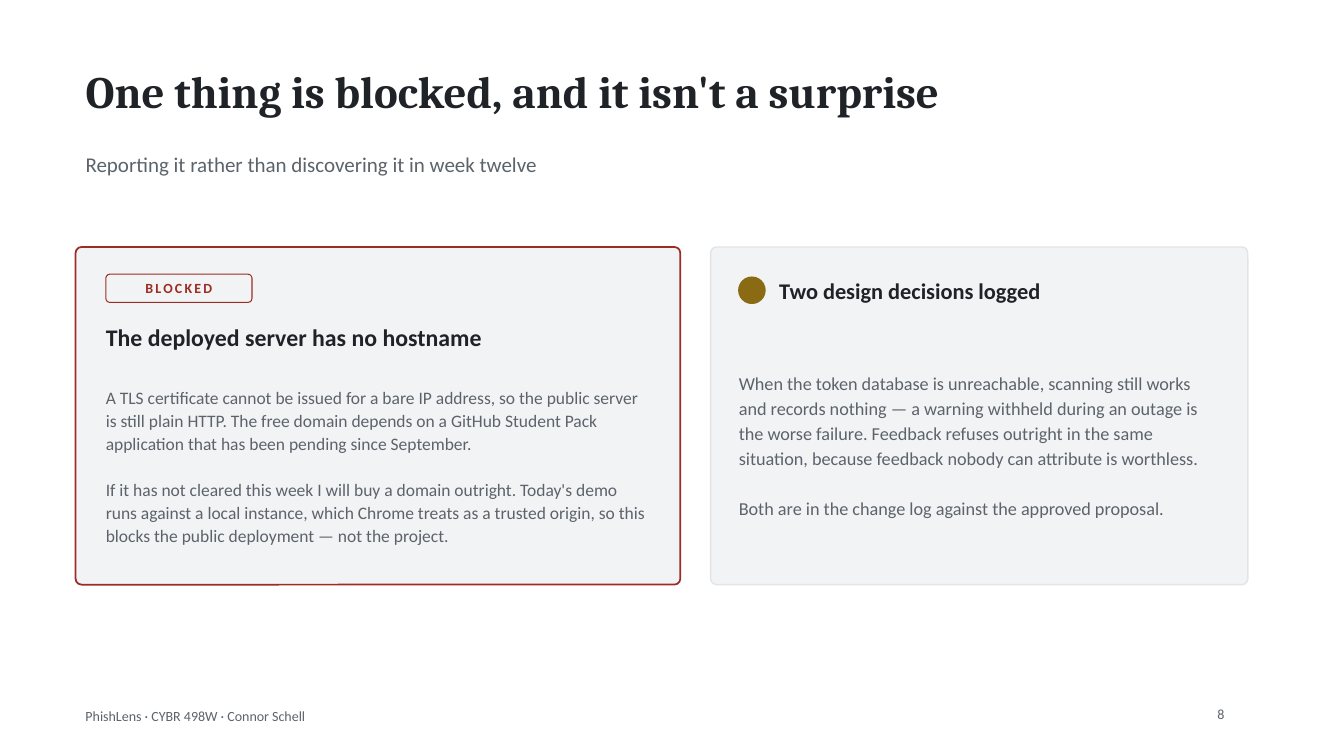
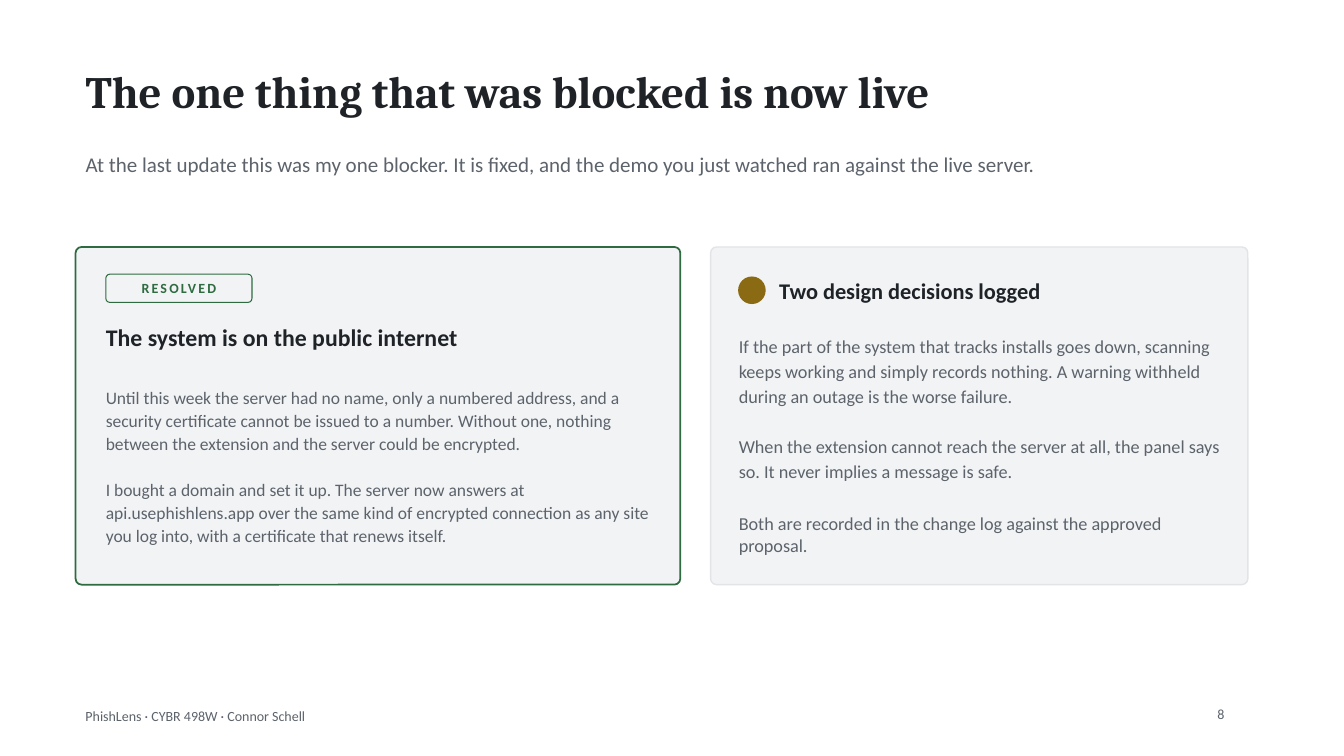
Before and after one commit to connorschell/PhishLens, a slide deck: slide 8 of 06_Deliverables/IM2_Presentation.pptx. Drawn at 1344x756 pixels with LibreOffice and Linux fonts; fonts in the diff are those of the drawing. Boxes give left, top, right and bottom in pixels: in the first picture for what was removed or moved away, otherwise in the second. Text is boxed around its words. In the diff, an @@ line names an element or a change of style, - is before the commit and + after.

```diff
--- a/06_Deliverables/IM2_Presentation.pptx
+++ b/06_Deliverables/IM2_Presentation.pptx
@@ title at [86,77,930,118]: text changed @@
-One thing is blocked, and it isn't a surprise
+The one thing that was blocked is now live
@@ text at [86,157,1034,176]: text changed @@
-Reporting it rather than discovering it in week twelve
+At the last update this was my one blocker. It is fixed, and the demo you just watched ran against the live server.
@@ rounded rectangle at [76,247,681,585]: outline #9C2D24 1.25 pt to #2E6B41 1.25 pt @@
@@ rounded rectangle "RESOLVED" at [106,274,252,302]: outline #9C2D24 0.75 pt to #2E6B41 0.75 pt @@
@@ text in rounded rectangle at [145,284,212,293]: text changed; text colour #9C2D24 to #2E6B41 @@
-BLOCKED
+RESOLVED
@@ text at [106,329,458,350]: text changed @@
-The deployed server has no hostname
+The system is on the public internet
@@ text at [739,340,1220,555]: text changed @@
-When the token database is unreachable, scanning still works and records nothing — a warning withheld during an outage is the worse failure. Feedback refuses outright in the same situation, because feedback nobody can attribute is worthless.
-Both are in the change log against the approved proposal.
+If the part of the system that tracks installs goes down, scanning keeps working and simply records nothing. A warning withheld during an outage is the worse failure.
+When the extension cannot reach the server at all, the panel says so. It never implies a message is safe.
+Both are recorded in the change log against the approved proposal.
@@ text at [106,392,648,545]: text changed @@
-A TLS certificate cannot be issued for a bare IP address, so the public server is still plain HTTP. The free domain depends on a GitHub Student Pack application that has been pending since September.
-If it has not cleared this week I will buy a domain outright. Today's demo runs against a local instance, which Chrome treats as a trusted origin, so this blocks the public deployment — not the project.
+Until this week the server had no name, only a numbered address, and a security certificate cannot be issued to a number. Without one, nothing between the extension and the server could be encrypted.
+I bought a domain and set it up. The server now answers at api.usephishlens.app over the same kind of encrypted connection as any site you log into, with a certificate that renews itself.
```
Also in this commit, not shown: 8 other slides changed, 7 other files.
